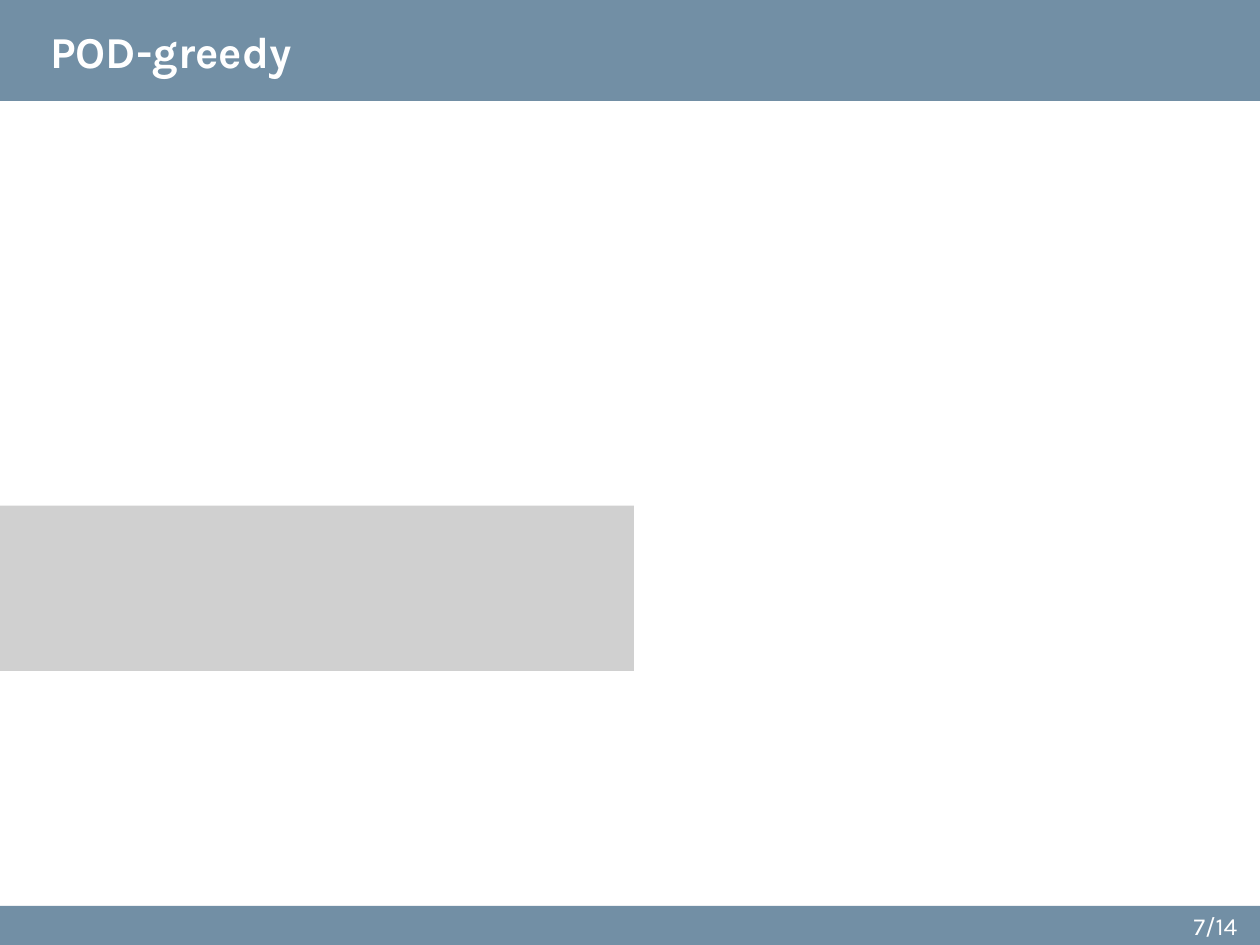
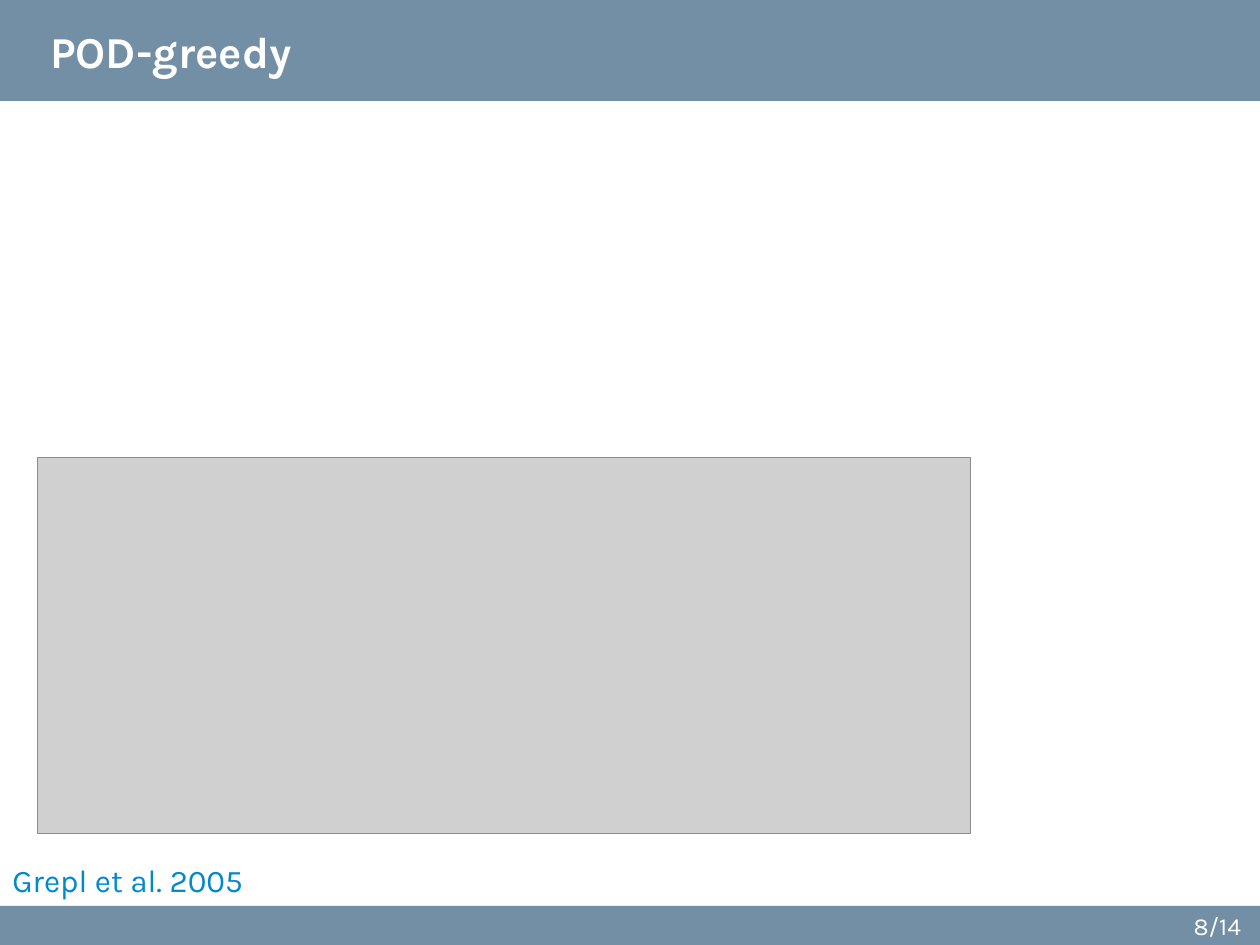
Before and after one commit to sciantix/sciantix-official, a slide deck: slide 8 of ROM updates 18 October 2024.pptx (slide 7 before the commit). Drawn at 1260x945 pixels with LibreOffice and Linux fonts; fonts in the diff are those of the drawing; grey boxes stand for pictures. Boxes give left, top, right and bottom in pixels: in the first picture for what was removed or moved away, otherwise in the second. Text is boxed around its words. In the diff, an @@ line names an element or a change of style, - is before the commit and + after.

```diff
--- a/ROM updates 18 October 2024.pptx
+++ b/ROM updates 18 October 2024.pptx
@@ picture added at [38, 457, 970, 834] @@
@@ picture removed at [0, 505, 634, 670] @@
@@ text added at [12, 870, 243, 900], 18 pt, text #0089CB @@
+Grepl et al. 2005
@@ page number at [1194, 917, 1241, 937]: text changed @@
-7/14
+8/14
```
Also in this commit, not shown: 8 other slides changed, 4 slides added, 2 slides removed, 37 other files.
